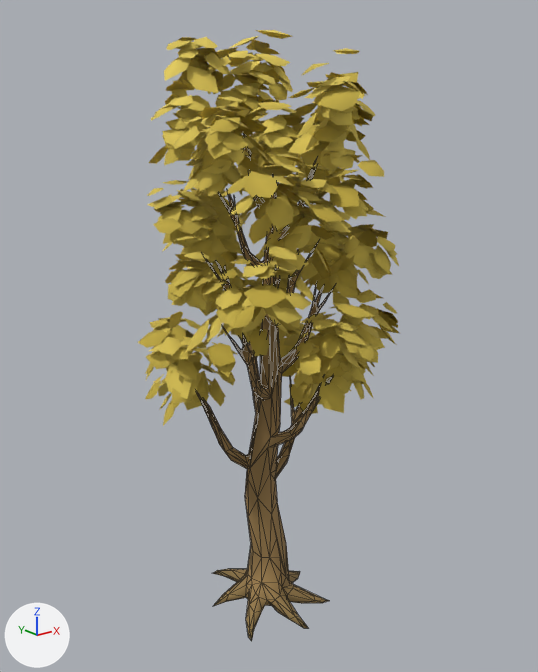
The glTF model assets/models/vegetation/diverse_trees/golden_poplar_lod2.glb, before and after one commit.
Rendered twice from a 50 mm camera at (-6.9, -8.71, 8.22) aimed at (0.11, 0.05, 4.72). The axes (+X, +Y, +Z) are drawn at lower left. The lights are the same throughout. The first picture is the older version. Mesh edges are drawn as thin lines on the coarser meshes. Where no turn or scale is listed for an object, it has been applied to the vertices.

The first picture shows 'Leaves_LOD2.003', 'Trunk_LOD2.003'.
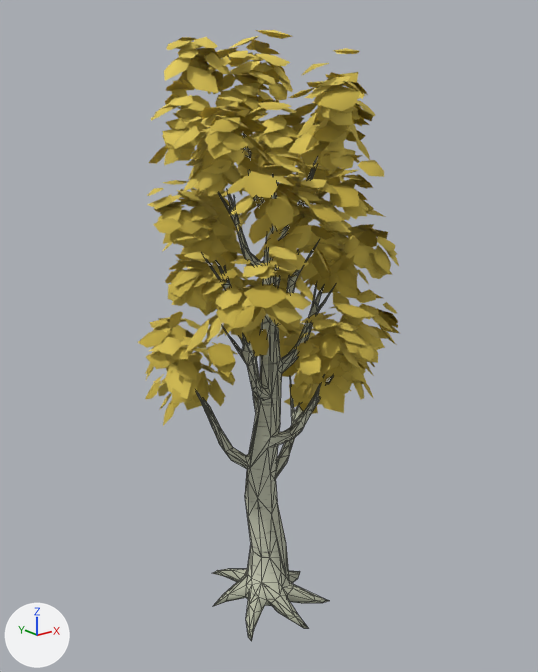
The edits, one by one:
Picture 'golden_poplar_bark_normal' (img_golden_poplar_bark_normal) is new.
Picture 'golden_poplar_bark_albedo' (img_golden_poplar_bark_albedo) is new.
Material 'golden_poplar / baked bark' (mat_golden_poplar___baked_bark) is new.
Uses the picture img_golden_poplar_bark_albedo.
Uses the picture img_golden_poplar_bark_normal.
me_bough_43_003 has 717 vertices, 1429 faces and spans x -1.26..1.42, y -1.24..1.16, z -0.06..7.86.
me_bough_43_003 is used by ob_trunk_lod2_003; location (0.0, 0.0, 0.0).
me_bough_43_003 no longer uses material mat_golden_poplar___textured_bark_colors.
me_bough_43_003 part 1: texture (UV) coordinates changed.
me_bough_43_003 part 2: 1429 faces centred in x -1.19..1.36, y -1.19..1.09, z -0.05..7.74 are repainted in the vertex colours; the middle colour goes from brown #96794a to white #ffffff.
me_bough_43_003 gains material mat_golden_poplar___baked_bark.

Where the change shows, as pixel boxes [x1, y1, x2, y2] in the pictures (538 x 672 px):
'Trunk_LOD2.003', recoloured, surface changed (brown to grey): [196, 148, 334, 641] in both
part 2 of me_bough_43_003, recoloured (brown to white): [196, 148, 334, 641] in both
